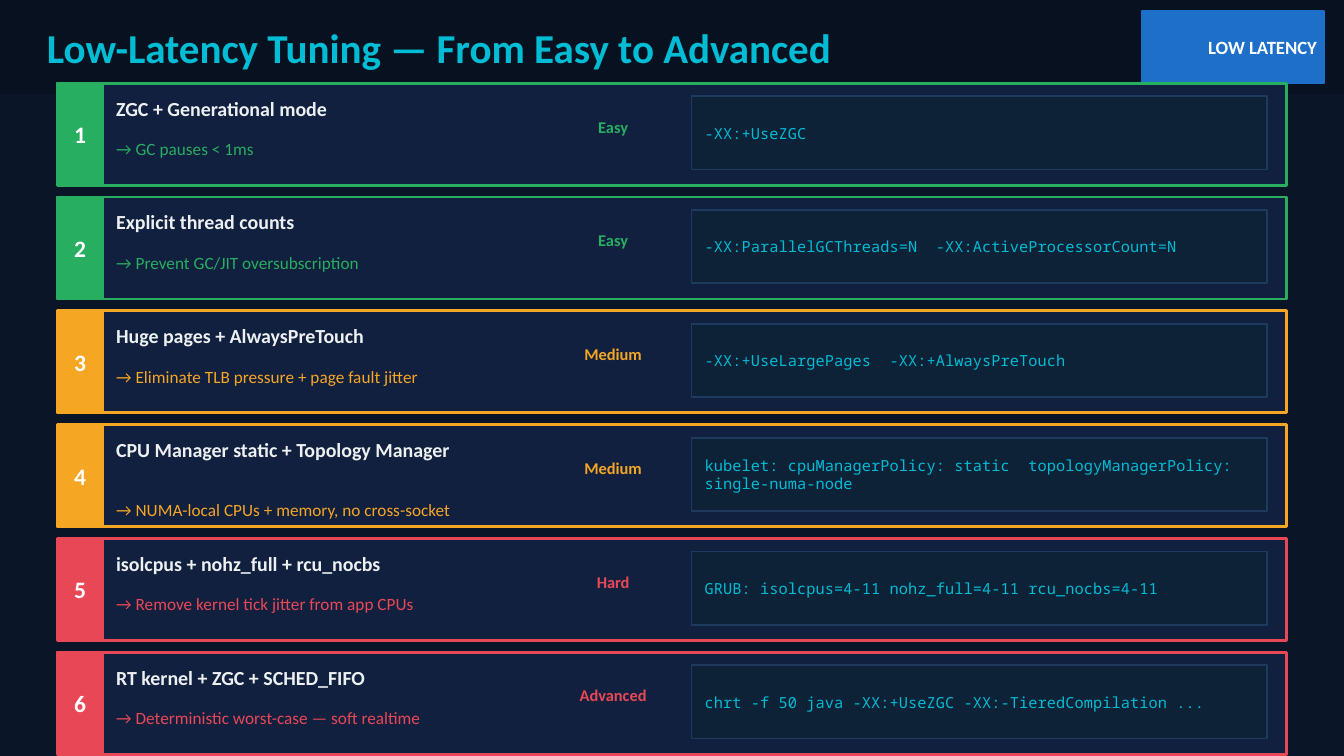
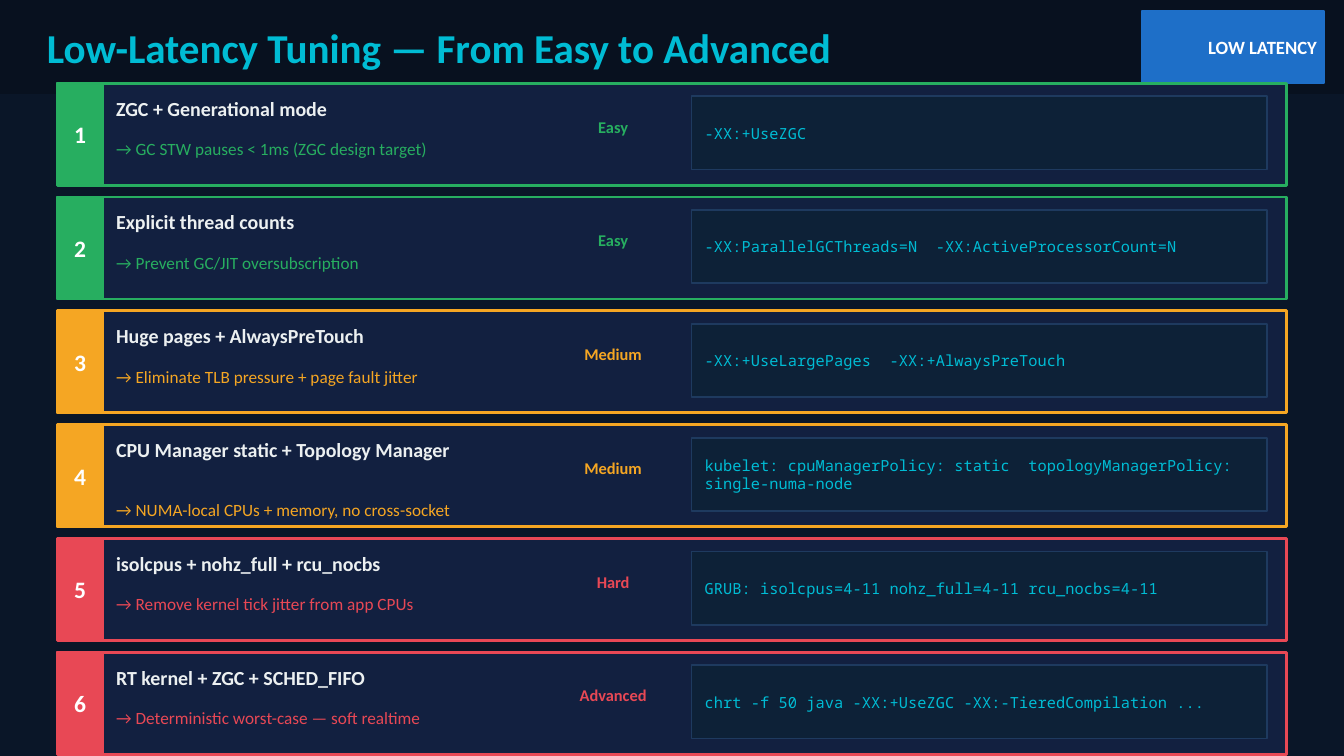
Before and after one commit to patterncatalyst/quarkus-optimization, a slide deck: slide 41 of presentation/optimizing-quarkus-on-kubernetes.pptx. Drawn at 1344x756 pixels with LibreOffice and Linux fonts; fonts in the diff are those of the drawing. Boxes give left, top, right and bottom in pixels: in the first picture for what was removed or moved away, otherwise in the second. Text is boxed around its words. In the diff, an @@ line names an element or a change of style, - is before the commit and + after.

```diff
--- a/presentation/optimizing-quarkus-on-kubernetes.pptx
+++ b/presentation/optimizing-quarkus-on-kubernetes.pptx
@@ text at [136,142,426,158]: text changed @@
-→ GC pauses < 1ms
+→ GC STW pauses < 1ms (ZGC design target)
```
Also in this commit, not shown: 5 other slides changed, 33 other files.
